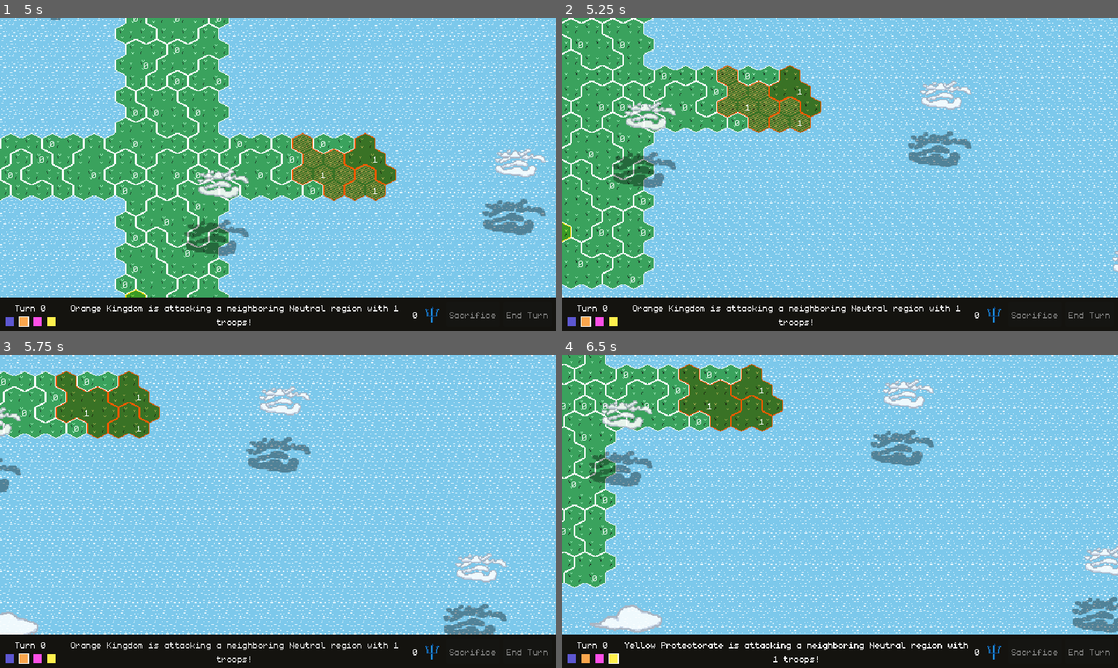
Above: before the commit, frames 1-4 (two rows, left to right).
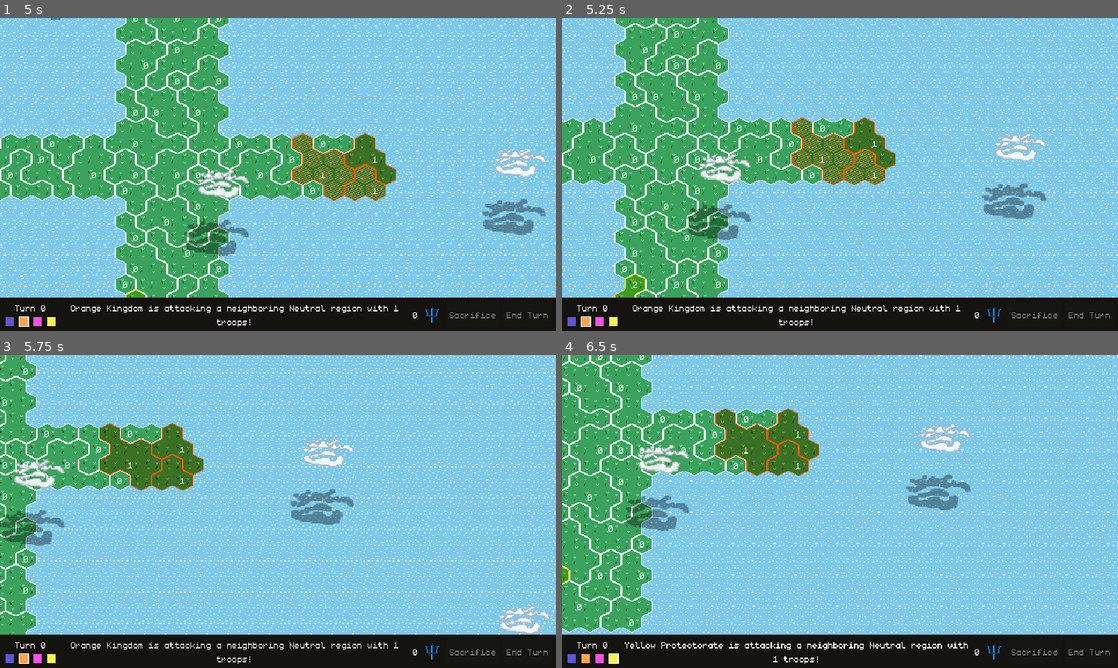
Above: after the commit, the same moments.

Repository: feored/LD54
Game: Godot game, scene res://scenes/main_menu/main_menu.tscn
Two runs of this game, one before a commit and one after it. Both use one fixed random seed, a clock stepped at 60 frames per second and the inputs below.
Inputs (mouse positions are in pixels of both pictures, inside the frame that each line leads up to):
- Up to frame 1 (5 s): click "Play Scenario" at 0.5 s; click "Play" at 1.25 s; click "End Turn" at 2 s; move the mouse to (250, 237) at 2.77 s; hold W (map_up) 2.78-3.5 s; click (250, 237) at 2.92 s; drag from (444, 221) to (250, 237) at 3.52 s; move the mouse to (111, 127) at 4.27 s; hold Left (map_left) from 4.28 s (still down); click (111, 127) at 4.42 s
- Up to frame 2 (5.25 s): release Left (map_left) at 5 s; drag from (867, 174) to (673, 127) at 5.02 s
- Up to frame 3 (5.75 s): no input
- Up to frame 4 (6.5 s): move the mouse to (756, 433) at 5.77 s; hold Down (map_down) from 5.78 s (still down); click (756, 433) at 5.92 s

Frame 1 is identical in both runs. In frame 2, 39% of the frame differs, in the area x 0-100%, y 0-90%; in frame 3, 30%; in frame 4, 30%.

Commit message:
Bugfix sacrifice clicking + add right click to remove all selections.

Diff:
--- a/scenes/main/main.gd
+++ b/scenes/main/main.gd
@@ -13,7 +13,9 @@
 @onready var sacrificeLabel = $"%SacrificeLabel"
 
 var is_sacrificing = false
-var sacrifice_used = false
+var sacrifices_available = 0
+
+
 var eliminated_teams = []
 
 var selected_region = null
@@ -30,7 +32,7 @@
 var game_started = false
 var escMenu = null
 
-var sacrifices_available = {}
+
 var sacrifice_hovered_tile = Constants.NULL_COORDS
 
 var spectating = false
@@ -50,7 +52,7 @@
 	self.world.camera.move_instant(self.world.map_to_local(closest_player_tile_coords()))
 
 func update_sacrifices_display():
-	self.sacrificeLabel.set_text(str(sacrifices_available[self.teams[self.player_team_index]]))
+	self.sacrificeLabel.set_text(str(sacrifices_available))
 
 
 func add_teams():
@@ -61,7 +63,6 @@
 	for team_id in teams:
 		self.bots[int(team_id)] = DumbBot.new(team_id)
 		self.create_turn_indicator(team_id)
-		self.sacrifices_available[team_id] = 0
 
 
 func start_game():
@@ -105,6 +106,9 @@
 	elif event is InputEventMouseButton:
 		if Settings.input_locked or !game_started:
 			return
+		if event.button_index == MOUSE_BUTTON_RIGHT and event.pressed:
+			clear_selected_region()
+			clear_sacrifice()
 		var coords_clicked = world.global_pos_to_coords(event.position)
 		if is_sacrificing and event.button_index == MOUSE_BUTTON_LEFT and event.pressed:
 			if not world.tiles.has(coords_clicked):
@@ -112,19 +116,20 @@
 				clear_sacrifice()
 			else:
 				if world.tiles[coords_clicked].team == self.teams[self.player_team_index]:
-					self.sacrifices_available[self.teams[self.player_team_index]] += 1
+					self.sacrifices_available += 1
 					self.update_sacrifices_display()
-					self.sacrifice_used = true
 					self.sacrificeButton.disabled = true
 					self.clear_sacrifice()
 					sacrifice_tile(coords_clicked)
-				elif self.sacrifices_available[self.teams[self.player_team_index]] > 0:
-					self.sacrifices_available[self.teams[self.player_team_index]] -= 1
+				elif self.sacrifices_available > 0:
+					self.sacrifices_available -= 1
 					self.update_sacrifices_display()
-					self.sacrifice_used = true
 					self.sacrificeButton.disabled = true
 					self.clear_sacrifice()
 					sacrifice_tile(coords_clicked)
+				else:
+					messenger.set_message("You must acquire more favor from Neptune first, my lord.")
+					clear_sacrifice()
 		elif world.tiles.has(coords_clicked):
 			if event.button_index == MOUSE_BUTTON_LEFT and event.pressed:
 				on_tile_clicked(world.tiles[coords_clicked])
@@ -134,7 +139,7 @@
 			world.tiles[sacrifice_hovered_tile].set_highlight(Constants.Highlight.None)
 		if world.tiles.has(coords_clicked):
 			self.sacrifice_hovered_tile = coords_clicked
-			if world.tiles[coords_clicked].team == self.teams[self.player_team_index] or sacrifices_available[self.teams[self.player_team_index]] > 0:
+			if world.tiles[coords_clicked].team == self.teams[self.player_team_index] or sacrifices_available > 0:
 				self.world.tiles[coords_clicked].set_highlight(Constants.Highlight.Green)
 			else:
 				self.world.tiles[coords_clicked].set_highlight(Constants.Highlight.Red)
--- a/world/camera/Camera2D.gd
+++ b/world/camera/Camera2D.gd
@@ -55,23 +55,25 @@
 		if event.button_index == MOUSE_BUTTON_LEFT:
 			if event.pressed:
 				start_position = get_local_mouse_position()
+				is_dragging = true
 			else:
 				start_position = Constants.NULL_POS
 				is_dragging = false
-	elif event is InputEventMouseMotion:
+	elif event is InputEventMouseMotion and is_dragging:
 		if start_position != Constants.NULL_POS:
 			start_position = move()
-			is_dragging = true
 
 func move_instant(target):
 	if not active:
 		return
+	is_dragging = false
 	self.position = target - Vector2(self.viewport_size/2)
 
 
 func move_smoothed(target, precision = 1):
 	if not active:
 		return
+	is_dragging = false
 	Settings.input_locked = true
 	self.position_smoothing_enabled = true
 	self.position = target - Vector2(self.viewport_size/2)
